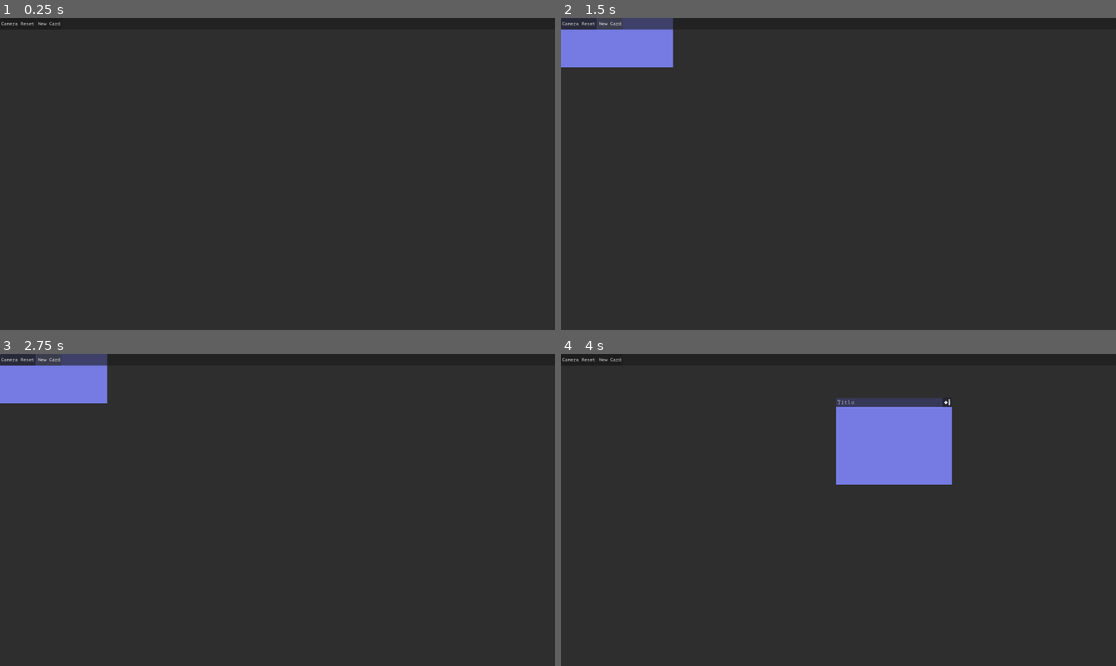
Above: before the commit, frames 1-4 (two rows, left to right).
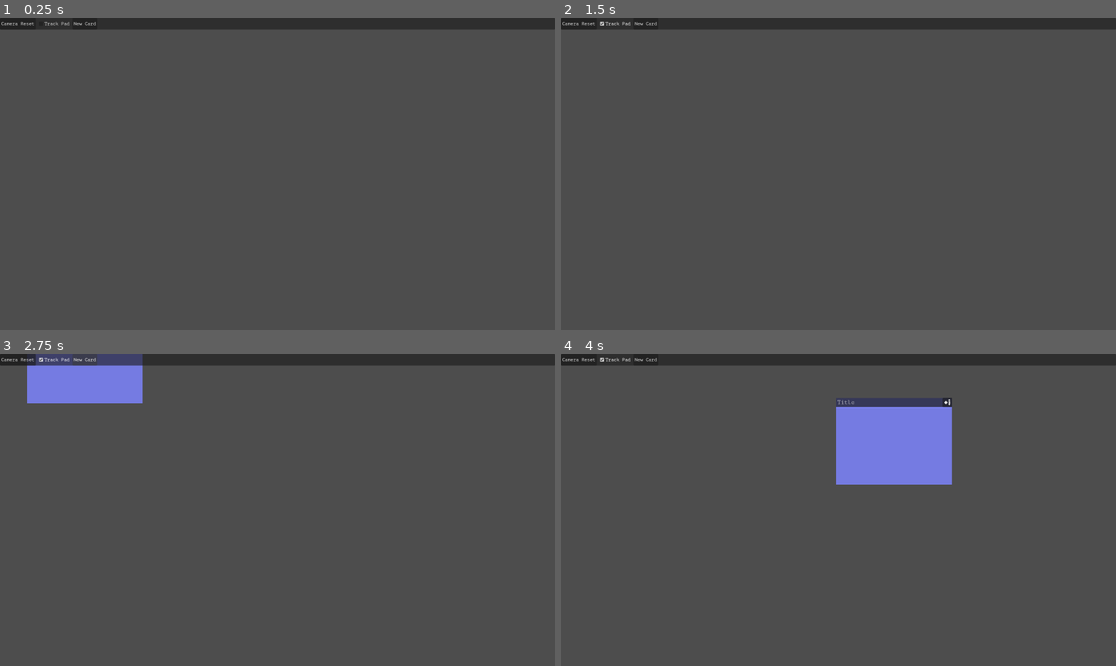
Above: after the commit, the same moments.

Repository: BudgetKvasir/timeline
Game: Godot game, scene res://main.tscn
The game is run twice, just before and just after one commit, with the same random seed, the same clock (stepped at 60 frames per second) and the same inputs.
Inputs (mouse positions are in pixels of both pictures, inside the frame that each line leads up to):
- Up to frame 1 (0.25 s): no input
- Up to frame 2 (1.5 s): click "Camera Reset" at 0.5 s; click (616, 24) at 1.25 s, where only the run after the commit has a clickable "Track Pad"
- Up to frame 3 (2.75 s): click "New Card" at 2 s
- Up to frame 4 (4 s): click "New Card" at 2.75 s; tap Enter at 3.5 s; drag from (610, 360) to (894, 441) at 3.52 s

The runs differ from the first frame. In frame 1, 96% of the frame differs, in the area x 0-100%, y 1-100%; in frame 2, 97%, in the area x 0-100%, y 0-100%; in frame 3, 95%; in frame 4, 90%.

Commit message:
Finished edge scroll while dragging a card, will likely need tuning to improve the feel.

Diff:
--- a/card.gd
+++ b/card.gd
@@ -1,4 +1,6 @@
 extends Control
+
+signal drag(dragging)
 
 # Called when the node enters the scene tree for the first time.
 func _ready() -> void:
@@ -45,12 +47,12 @@
 	if (event is InputEventMouseButton and event.button_index == MOUSE_BUTTON_LEFT) and event.is_pressed() and !placing:
 		held = true
 		offset = get_local_mouse_position().abs() * -1
-		get_parent().set_drag((held and hovered))
+		drag.emit(held and hovered)
 		#print("Held")
 		pass
 	if (event is InputEventMouseButton and event.button_index == MOUSE_BUTTON_LEFT) and event.is_released() and !placing:
 		held = false
-		get_parent().set_drag((held and hovered))
+		drag.emit(held and hovered)
 		#print("Released")
 		pass
 
--- a/card.tscn
+++ b/card.tscn
@@ -84,6 +84,7 @@
 offset_bottom = 150.0
 grow_horizontal = 2
 grow_vertical = 2
+mouse_filter = 1
 script = ExtResource("1_kikvd")
 
 [node name="ColorRect" type="ColorRect" parent="." unique_id=1399329048]
--- a/main.gd
+++ b/main.gd
@@ -9,13 +9,11 @@
 
 # Called every frame. 'delta' is the elapsed time since the previous frame.
 func _process(_delta: float) -> void:
-	pass
 
-func set_drag(drag: bool):
-	$MainCam.drag = drag
 	pass
 
 func _on_add_card_button_up() -> void:
 	var card = Card.instantiate()
 	add_child(card)
+	card.drag.connect($MainCam._on_drag)
 	pass # Replace with function body.
--- a/main.tscn
+++ b/main.tscn
@@ -4,44 +4,9 @@
 [ext_resource type="Script" uid="uid://1cavxtu8h37v" path="res://main.gd" id="1_h2yge"]
 [ext_resource type="PackedScene" uid="uid://bs6ud3cth06h3" path="res://card.tscn" id="1_ig7tw"]
 
-[sub_resource type="StyleBoxFlat" id="StyleBoxFlat_h2yge"]
-bg_color = Color(0.69712365, 0.54298955, 0.676074, 1)
-border_width_left = 2
-border_width_top = 2
-border_width_right = 2
-border_width_bottom = 2
-border_color = Color(0, 0, 0, 1)
-
-[sub_resource type="StyleBoxFlat" id="StyleBoxFlat_o20e6"]
-border_width_left = 2
-border_width_top = 2
-border_width_right = 2
-border_width_bottom = 2
-border_color = Color(0, 0, 0, 1)
-
 [node name="Main" type="Node" unique_id=1216544601]
 script = ExtResource("1_h2yge")
 Card = ExtResource("1_ig7tw")
-
-[node name="MainCam" type="Camera2D" parent="." unique_id=1742179741]
-scale = Vector2(1.44, 1.44)
-offset = Vector2(960, 540)
-editor_draw_limits = true
-script = ExtResource("1_0xm2m")
-
-[node name="ZoomTracker" type="PanelContainer" parent="MainCam" unique_id=1745749904]
-custom_minimum_size = Vector2(1920, 1080)
-anchors_preset = 8
-anchor_left = 0.5
-anchor_top = 0.5
-anchor_right = 0.5
-anchor_bottom = 0.5
-offset_left = -960.0
-offset_top = -540.0
-offset_right = 960.0
-offset_bottom = 540.0
-grow_horizontal = 2
-grow_vertical = 2
 
 [node name="MenuHUD" type="CanvasLayer" parent="." unique_id=1912710791]
 
@@ -57,28 +22,26 @@
 
 [node name="Buttons" type="HBoxContainer" parent="MenuHUD/MenuMargin/MenuBar" unique_id=1741377260]
 layout_mode = 2
+theme_override_constants/separation = 6
 
 [node name="CamPosReset" type="Button" parent="MenuHUD/MenuMargin/MenuBar/Buttons" unique_id=1873565196]
 layout_mode = 2
 text = "Camera Reset"
 
+[node name="TrackPad" type="CheckBox" parent="MenuHUD/MenuMargin/MenuBar/Buttons" unique_id=1013910652]
+layout_mode = 2
+text = "Track Pad"
+
 [node name="AddCard" type="Button" parent="MenuHUD/MenuMargin/MenuBar/Buttons" unique_id=1055497424]
 layout_mode = 2
 text = "New Card"
 
-[node name="PanelContainer2" type="PanelContainer" parent="." unique_id=843922760]
-visible = false
-offset_left = -960.0
-offset_top = -540.0
-offset_right = 2880.0
-offset_bottom = 1620.0
-theme_override_styles/panel = SubResource("StyleBoxFlat_h2yge")
-
-[node name="PanelContainer" type="PanelContainer" parent="." unique_id=1525212676]
-visible = false
-offset_right = 1920.0
-offset_bottom = 1080.0
-theme_override_styles/panel = SubResource("StyleBoxFlat_o20e6")
+[node name="MainCam" type="Camera2D" parent="." unique_id=1742179741]
+scale = Vector2(1.44, 1.44)
+offset = Vector2(960, 540)
+editor_draw_limits = true
+script = ExtResource("1_0xm2m")
 
 [connection signal="pressed" from="MenuHUD/MenuMargin/MenuBar/Buttons/CamPosReset" to="MainCam" method="_on_cam_pos_reset_pressed"]
+[connection signal="toggled" from="MenuHUD/MenuMargin/MenuBar/Buttons/TrackPad" to="MainCam" method="_on_track_pad_toggled"]
 [connection signal="button_up" from="MenuHUD/MenuMargin/MenuBar/Buttons/AddCard" to="." method="_on_add_card_button_up"]
--- a/main_cam.gd
+++ b/main_cam.gd
@@ -1,17 +1,14 @@
 extends Camera2D
 
-var arrow_speed = 5
-var edge_speed = 10
-var edge_range = 50
+const arrow_speed = 5
+const scroll_speed = 15
+@export var edge_range := Vector2(50, 50)
+var scroll_speed_mod := Vector2(1,1)
 var speed_mod = 1
 var zoom_speed = Vector2(0.01,0.01)
-var top_margin
-var bottom_margin
-var left_margin
-var right_margin
-var margin_zoom_step = 15
 var drag = false
 var start_pos
+var start_zoom
 
 
 # Get viewport size, track mouse pos and if it's within a certain distance of the edge of the view port
@@ -20,14 +17,8 @@
 
 # Called when the node enters the scene tree for the first time.
 func _ready() -> void:
-	$ZoomTracker.size = view_size
-	$ZoomTracker.position = offset
-	top_margin = edge_range
-	bottom_margin = view_size.y - edge_range
-	left_margin = edge_range
-	right_margin = view_size.x - edge_range
 	start_pos = position
-
+	start_zoom = zoom
 	pass # Replace with function body.
 
 
@@ -39,42 +30,39 @@
 		# (top_margin - mouse.y) / edge_range
 	if Input.is_action_just_released("wheel_scroll_up"): # Zoom in
 		#print(zoom)
-		if zoom < Vector2(4,4):
-			zoom += zoom_speed
+		if zoom.x < 3 :
+			zoom_cam(zoom_speed)
 		#print("Scroll up")
 		pass
 	if Input.is_action_just_released("wheel_scroll_down"): # Zoom out
 		#print(zoom)
-		if zoom > Vector2(0.010001,0.010001):
-			zoom -= zoom_speed
+		if (zoom.x - zoom_speed.x) > 0.0:
+			zoom_cam(-zoom_speed)
 		#print("scroll down")
 		pass
-	$ZoomTracker.size = view_size / zoom
-	$ZoomTracker.position = position / offset # Need position offset
 
-	var mouse_pos = get_local_mouse_position()
+
+
 
 	# Checks for enable key held or if a card is being dragged towards the edge of the screen
 	if Input.is_action_pressed("edge_scroll_enable") or drag:
-	# # # # # # Vertical edge detection # # # # # # #
-
-		if mouse_pos.y < top_margin:
-
-			speed_mod = (top_margin - mouse_pos.y) / edge_range
-			position.y -= edge_speed * speed_mod
-		if mouse_pos.y > bottom_margin:
-			speed_mod = (mouse_pos.y - bottom_margin) / edge_range
-			position.y += edge_speed * speed_mod
-	 # # # # # Horizontal edge detection # # # # # #
-		if mouse_pos.x < left_margin:
-
-			speed_mod = (left_margin - mouse_pos.x) / edge_range
-			position.x -= edge_speed * speed_mod
-		if mouse_pos.x > right_margin:
-			speed_mod = (mouse_pos.x - right_margin) / edge_range
-			position.x += edge_speed * speed_mod
-		#print(margins)
-		#print(position)
+		#var debug_msg = ""
+		var mouse_pos = get_clamped_mouse_position()
+		update_scroll_speed_mod(mouse_pos)
+		if mouse_pos.x < edge_range.x: # Move left
+			position.x -= scroll_speed * scroll_speed_mod.x
+			#debug_msg += format_debug("left", mouse_pos)
+		if mouse_pos.x > view_size.x - edge_range.x: # Move right
+			position.x += scroll_speed * scroll_speed_mod.x
+			#debug_msg += format_debug("right", mouse_pos)
+		if mouse_pos.y < edge_range.y: # Move up
+			position.y -= scroll_speed * scroll_speed_mod.y
+			#debug_msg += format_debug("top", mouse_pos)
+		if mouse_pos.y > view_size.y - edge_range.y: # Move Down
+			position.y += scroll_speed * scroll_speed_mod.y
+			#debug_msg += format_debug("bottom", mouse_pos)
+		#print(debug_msg)
+		pass
 
 	# Camera controls with arrow keys w/ modifier
 	if Input.is_action_pressed("speed"):
@@ -91,8 +79,57 @@
 
 	pass
 
+func zoom_cam(delta: Vector2) -> void:
+	var mouse_pos = get_global_mouse_position()
+	zoom += delta
+	var new_mouse_pos = get_global_mouse_position()
+	position += mouse_pos - new_mouse_pos
+	pass
+
+func get_clamped_mouse_position() -> Vector2:
+	var mouse_pos = get_viewport().get_mouse_position()
+	if mouse_pos.x < 0: mouse_pos.x = 0
+	if mouse_pos.x > view_size.x: mouse_pos.x = view_size.x
+	if mouse_pos.y < 0: mouse_pos.y = 0
+	if mouse_pos.y > view_size.y: mouse_pos.y = view_size.y
+	return mouse_pos
+
+# Need mouse position, view_size and edge_range
+func update_scroll_speed_mod(mouse_pos: Vector2) -> void:
+	var edge_start := Vector2(view_size - Vector2(50, 50))
+	var edge_distance := Vector2(0,0)
+	edge_distance.x = mouse_pos.x - edge_start.x if mouse_pos.x > 50 else edge_range.x - mouse_pos.x
+	edge_distance.y = mouse_pos.y - edge_start.y if mouse_pos.y > 50 else edge_range.y - mouse_pos.y
+	scroll_speed_mod = edge_distance / edge_range
+
+	pass
+
+func format_debug(dir: String, pos: Vector2) -> String: # dir N/S/E/W ; pos mouse_pos
+	var format_string = "{dir} : {dis}/{rng} {per}\n"
+	var dis: float # Distance from the edge of the screen, starting from edge of detection range
+	var rng: float # Detection range from edge of screen (edge_range short hand)
+	match dir:
+		"left", "right":
+			dis = pos.x - (view_size.x - edge_range.x) if pos.x > 50 else edge_range.x - pos.x
+			# dis = pos.x - (view_size.x - edge_range.x) if dir == "right" else pos.x
+			rng = edge_range.x
+		"top", "bottom":
+			dis = pos.y - (view_size.y - edge_range.y) if dir == "bottom" else edge_range.y - pos.y
+			rng = edge_range.y
+	return format_string.format({"dir": "%6s" % dir, "dis": "%05.2f" % dis, "rng": "%03d" % rng, "per": "%03.2f" % (dis / rng)})
 
 func _on_cam_pos_reset_pressed() -> void:
 	position = start_pos
-	zoom = Vector2(1.0,1.0)
+	zoom = start_zoom
 	pass # Replace with function body.
+
+func _on_track_pad_toggled(toggled_on: bool) -> void:
+	if toggled_on:
+		zoom_speed = Vector2(0.04,0.04)
+	if !toggled_on:
+		zoom_speed = Vector2(0.01,0.01)
+	pass # Replace with function body.
+
+func _on_drag(dragging: bool) -> void:
+	drag = dragging
+	pass
--- a/menu.tscn
+++ /dev/null
@@ -1,26 +0,0 @@
-[gd_scene format=3 uid="uid://bsesgkl4tr2mi"]
-
-[node name="Menu" type="Control" unique_id=1787418899]
-layout_mode = 3
-anchors_preset = 15
-anchor_right = 1.0
-anchor_bottom = 1.0
-grow_horizontal = 2
-grow_vertical = 2
-
-[node name="MenuMargin" type="MarginContainer" parent="." unique_id=1861352496]
-custom_minimum_size = Vector2(0, 40)
-layout_mode = 1
-anchors_preset = 10
-anchor_right = 1.0
-grow_horizontal = 2
-
-[node name="MenuBar" type="PanelContainer" parent="MenuMargin" unique_id=97277376]
-layout_mode = 2
-
-[node name="Buttons" type="HBoxContainer" parent="MenuMargin/MenuBar" unique_id=436964028]
-layout_mode = 2
-
-[node name="CamPosReset" type="Button" parent="MenuMargin/MenuBar/Buttons" unique_id=718924375]
-layout_mode = 2
-text = "Camera Reset"
--- a/mini_cam.gd
+++ /dev/null
@@ -1,12 +0,0 @@
-extends Camera2D
-
-
-# Called when the node enters the scene tree for the first time.
-func _ready() -> void:
-
-	pass # Replace with function body.
-
-
-# Called every frame. 'delta' is the elapsed time since the previous frame.
-func _process(delta: float) -> void:
-	pass
--- a/project.godot
+++ b/project.godot
@@ -23,7 +23,7 @@
 
 [editor_plugins]
 
-enabled=PackedStringArray()
+enabled=PackedStringArray("res://addons/ui_outlines/plugin.cfg")
 
 [gui]
 
--- a/sub_viewport.gd
+++ /dev/null
@@ -1,12 +0,0 @@
-extends SubViewport
-
-
-# Called when the node enters the scene tree for the first time.
-func _ready() -> void:
-	world_2d = get_tree().current_scene.get_viewport().world_2d
-	pass # Replace with function body.
-
-
-# Called every frame. 'delta' is the elapsed time since the previous frame.
-func _process(delta: float) -> void:
-	pass
Not shown, removed: mini_cam.gd.uid
Not shown, removed: sub_viewport.gd.uid
Not shown, added: .editorconfig
